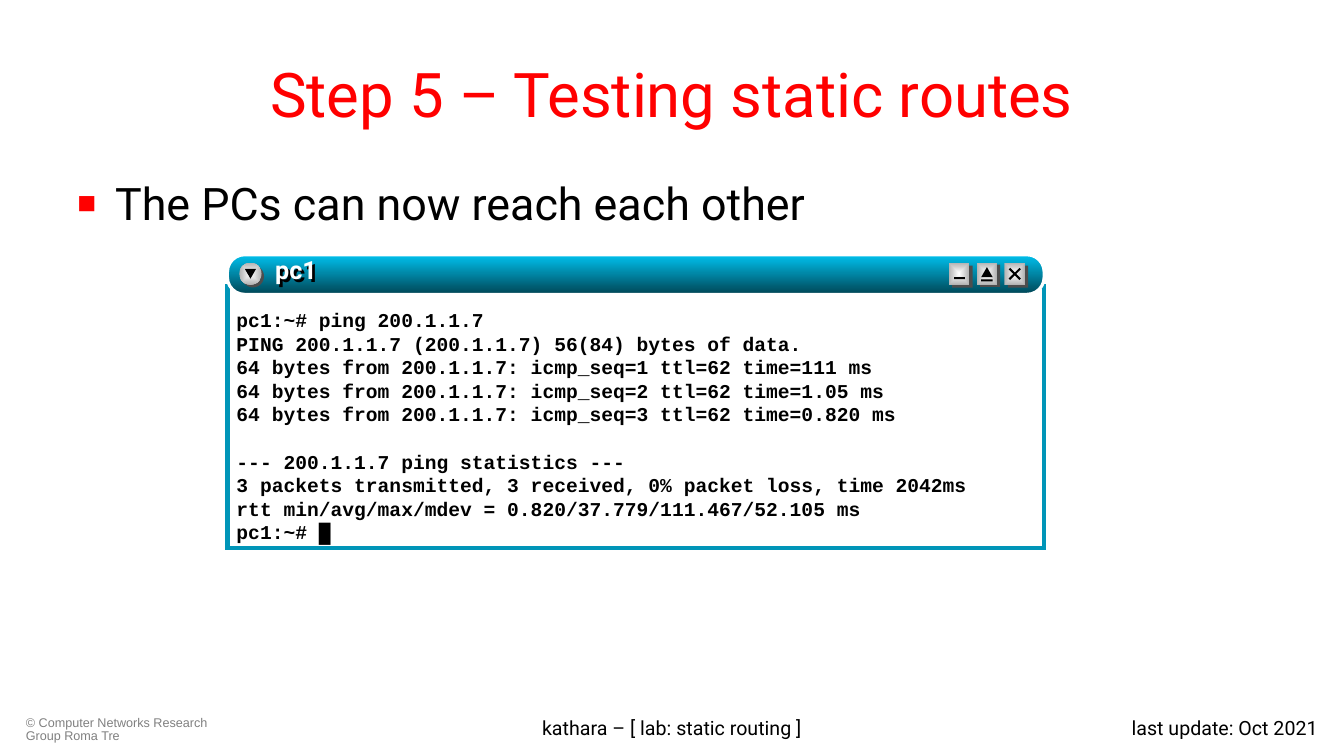
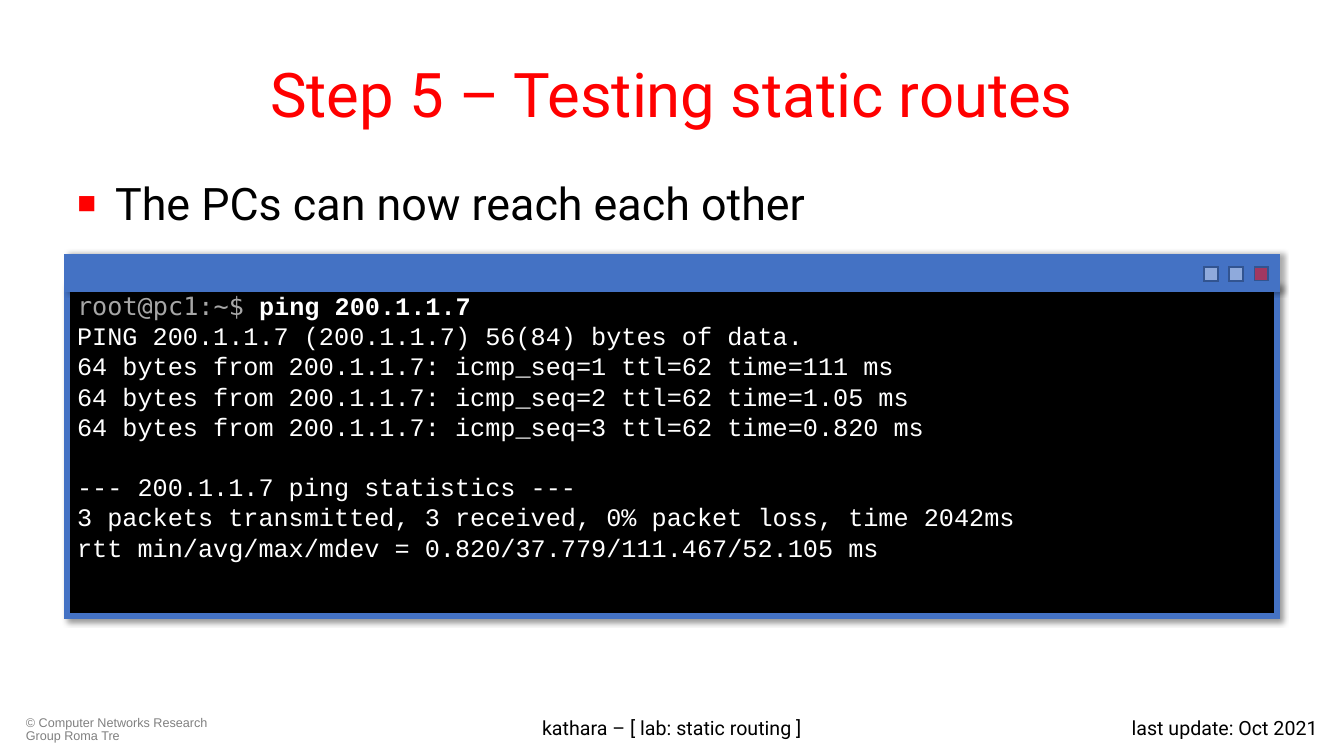
Before and after one commit to KatharaFramework/Kathara-Labs, a slide deck: slide 16 of main-labs/basic-topics/static-routing/004-kathara-lab_static-routing.pptx. Drawn at 1344x756 pixels with LibreOffice and Linux fonts; fonts in the diff are those of the drawing. Boxes give left, top, right and bottom in pixels: in the first picture for what was removed or moved away, otherwise in the second. Text is boxed around its words. In the diff, an @@ line names an element or a change of style, - is before the commit and + after.

Commit message:
Update static lab to use new commands

```diff
--- a/main-labs/basic-topics/static-routing/004-kathara-lab_static-routing.pptx
+++ b/main-labs/basic-topics/static-routing/004-kathara-lab_static-routing.pptx
@@ group removed at (228,255,1045,548): 7 rectangles, 4 lines, 2 ellipses, 2 triangles, 1 rounded rectangle, 1 text @@
-pc1
@@ group added at (68,257,1277,288): 4 rectangles @@
@@ rectangle "root@pc1:~$ ping 200.1.1.7": place and size @@
-rectangle "root@pc1:~$ ping 200.1.1.7" at (236,314,967,543)
+rectangle "root@pc1:~$ ping 200.1.1.7" at (68,285,1277,616)
@@ rectangle "root@pc1:~$ ping 200.1.1.7" at (68,285,1277,616): fill none to #000000; outline none to #4472C4 4.5 pt; shadow on @@
@@ text in rectangle at (77,296,471,321): text changed; size 14 to 18 pt; text colour #000000 to #FFFFFF @@
-pc1:~# ping 200.1.1.7
+root@pc1:~$ ping 200.1.1.7
@@ text in rectangle at (77,327,1015,563): size 14 to 18 pt, text colour #000000 to #FFFFFF, bold off @@
@@ text in rectangle at (236,526,307,543): paragraph removed @@
-pc1:~# █
```
Also in this commit, not shown: 13 other slides changed, 1 other file.
